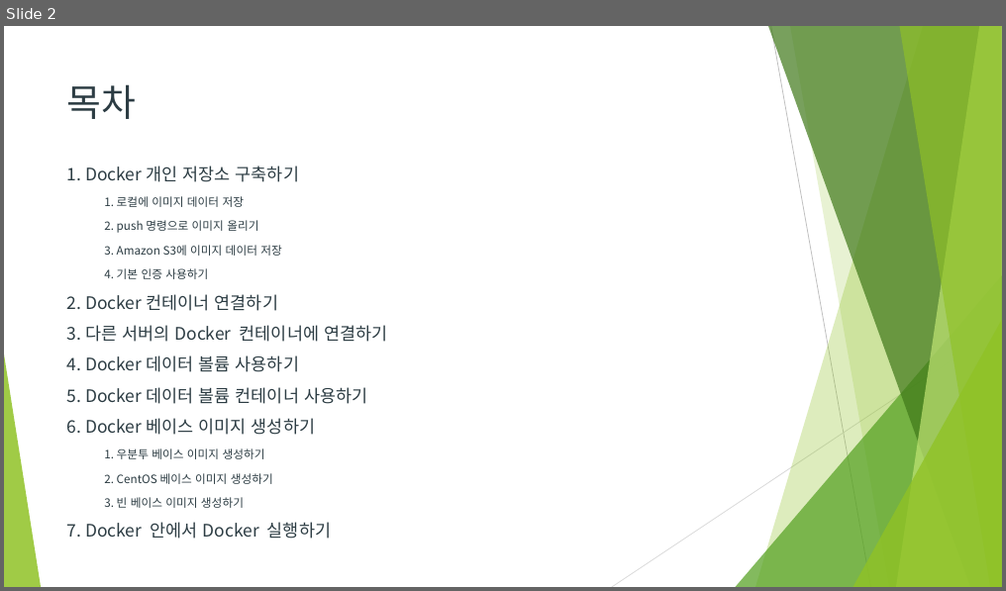
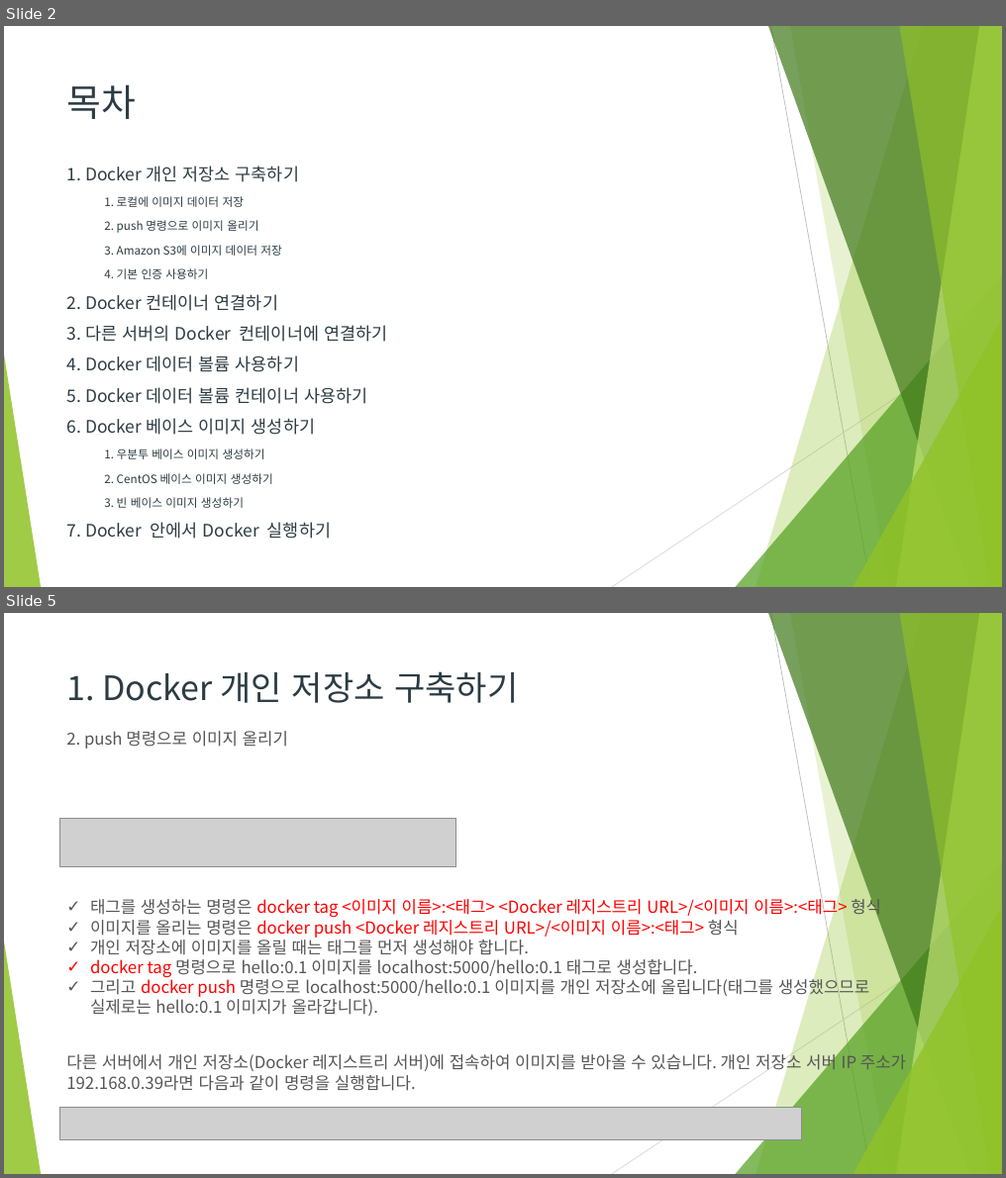
Before and after one commit to Heechul90/Docker, a slide deck: study/06. Docker 좀더 활용하기/Docker 좀더 활용하기.pptx. Shown one above the other, each under a label of ours: slide 2 before the commit, slides 2 and 5 after it; the slides between them are not shown. The pictures are 1006x591 and 1006x1178 pixels, drawn with LibreOffice and Linux fonts; fonts in the diff are those of the drawing; grey boxes stand for pictures. Boxes give left, top, right and bottom in pixels: in the first picture for what was removed or moved away, otherwise in the second. Text is boxed around its words. In the diff, an @@ line names an element or a change of style, - is before the commit and + after.

Commit message:
docker

```diff
--- a/study/06. Docker 좀더 활용하기/Docker 좀더 활용하기.pptx
+++ b/study/06. Docker 좀더 활용하기/Docker 좀더 활용하기.pptx
@@ slide 5 added at [4,613,1002,1174], background #FFFFFF; not listed: 10 template elements that a slide beside it also shows @@
@@ title added at [67,671,518,703], 32.4 pt, text #2C3C43 @@
+1. Docker 개인 저장소 구축하기
@@ text added at [66,731,288,749], 16 pt, text #555555 @@
+2. push 명령으로 이미지 올리기
@@ picture added at [59,818,456,866] @@
@@ text added at [90,897,881,1016], 16 pt, text #555555 @@
+✓ 태그를 생성하는 명령은 docker tag <이미지 이름>:<태그> <Docker 레지스트리 URL>/<이미지 이름>:<태그> 형식
+✓ 이미지를 올리는 명령은 docker push <Docker 레지스트리 URL>/<이미지 이름>:<태그> 형식
+✓ 개인 저장소에 이미지를 올릴 때는 태그를 먼저 생성해야 합니다.
+✓ docker tag 명령으로 hello:0.1 이미지를 localhost:5000/hello:0.1 태그로 생성합니다.
+✓ 그리고 docker push 명령으로 localhost:5000/hello:0.1 이미지를 개인 저장소에 올립니다(태그를 생성했으므로 실제로는 hello:0.1 이미지가 올라갑니다).
@@ text added at [66,1052,906,1091], 16 pt, text #555555 @@
+다른 서버에서 개인 저장소(Docker 레지스트리 서버)에 접속하여 이미지를 받아올 수 있습니다. 개인 저장소 서버 IP 주소가 192.168.0.39라면 다음과 같이 명령을 실행합니다.
@@ picture added at [59,1108,801,1140] @@
```
Also in this commit, not shown: 8 slides changed, 27 other slides added, 2 other files.
